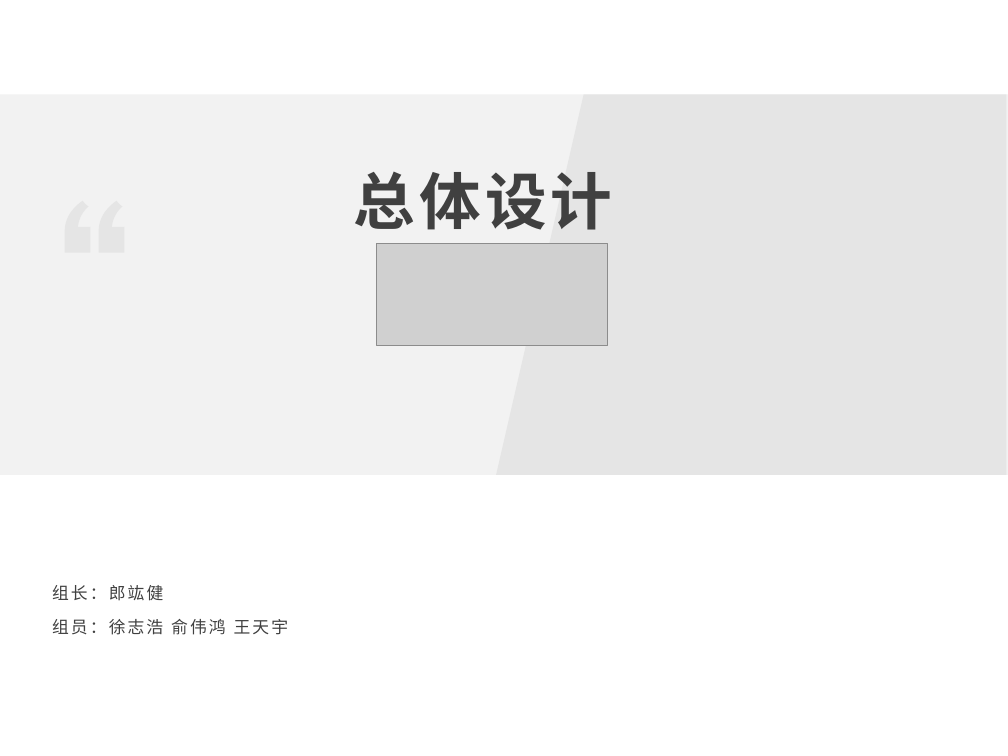
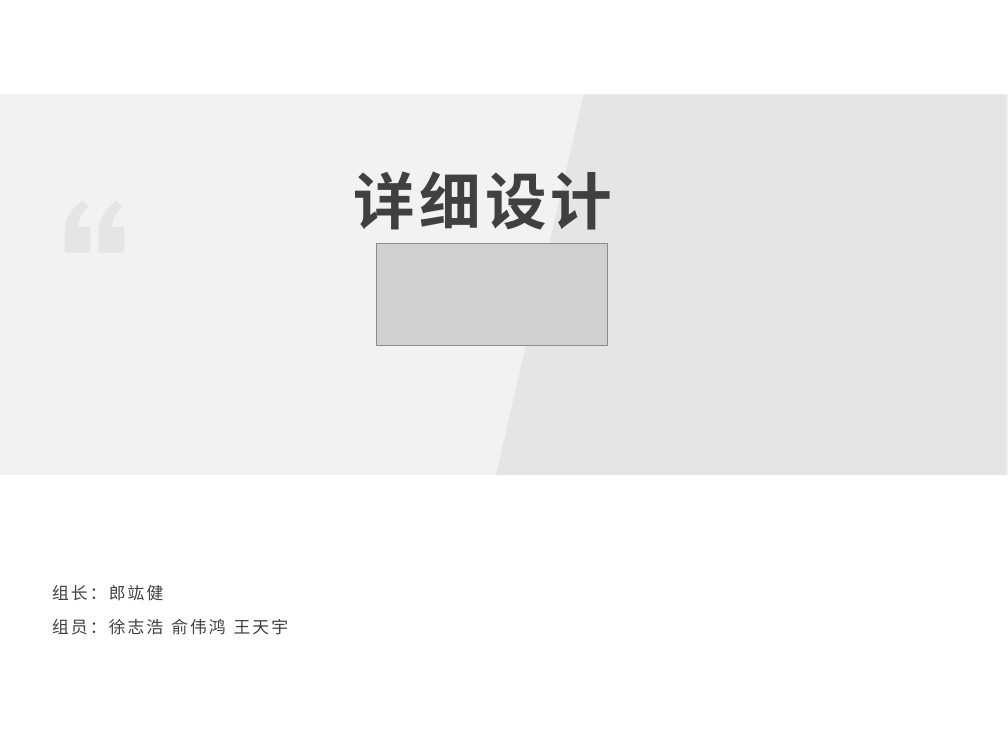
Before and after one commit to agukl/tankWar, a slide deck: slide 1 of 详细设计.pptx. Drawn at 1008x756 pixels with LibreOffice and Linux fonts; fonts in the diff are those of the drawing; grey boxes stand for pictures. Boxes give left, top, right and bottom in pixels: in the first picture for what was removed or moved away, otherwise in the second. Text is boxed around its words. In the diff, an @@ line names an element or a change of style, - is before the commit and + after.

```diff
--- a/详细设计.pptx
+++ b/详细设计.pptx
@@ text at [354,171,613,230]: text changed @@
-总体设计
+详细设计
```
Also in this commit, not shown: 3 other slides changed, 5 slides added, 5 slides removed, 1 other file.
